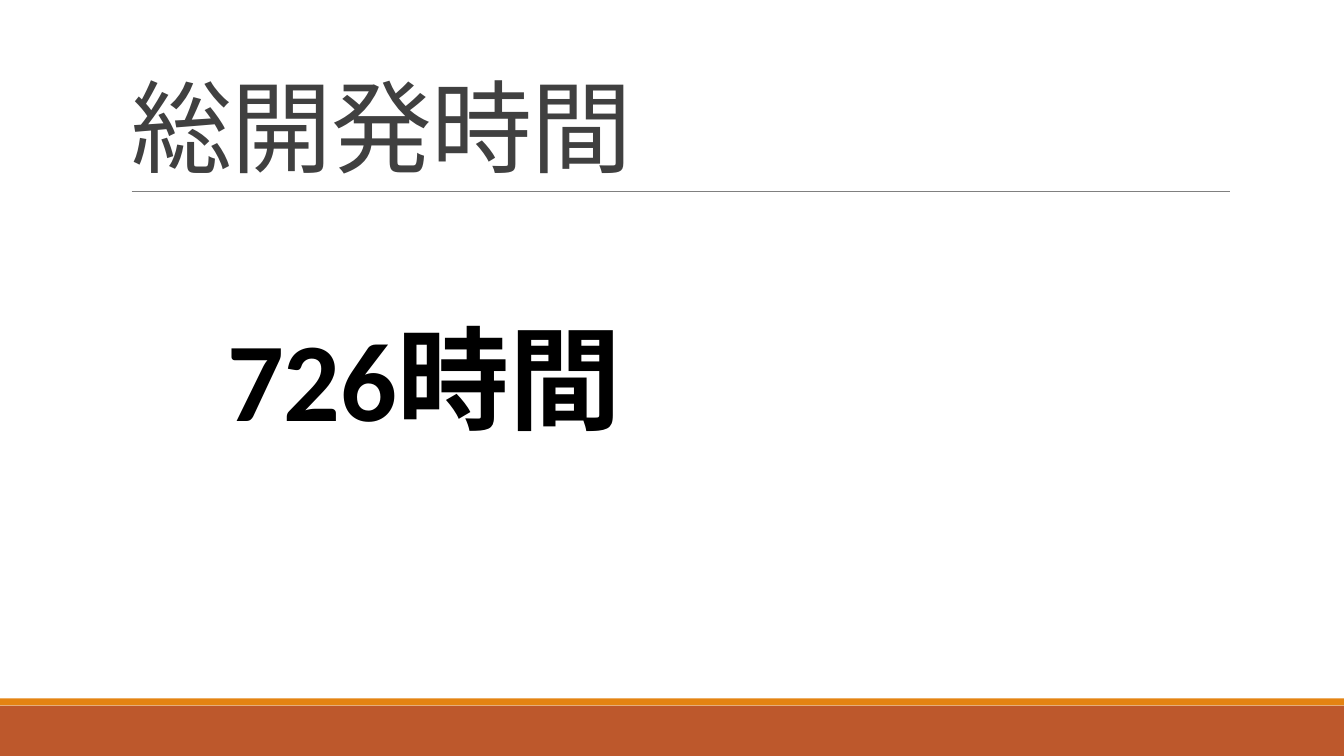
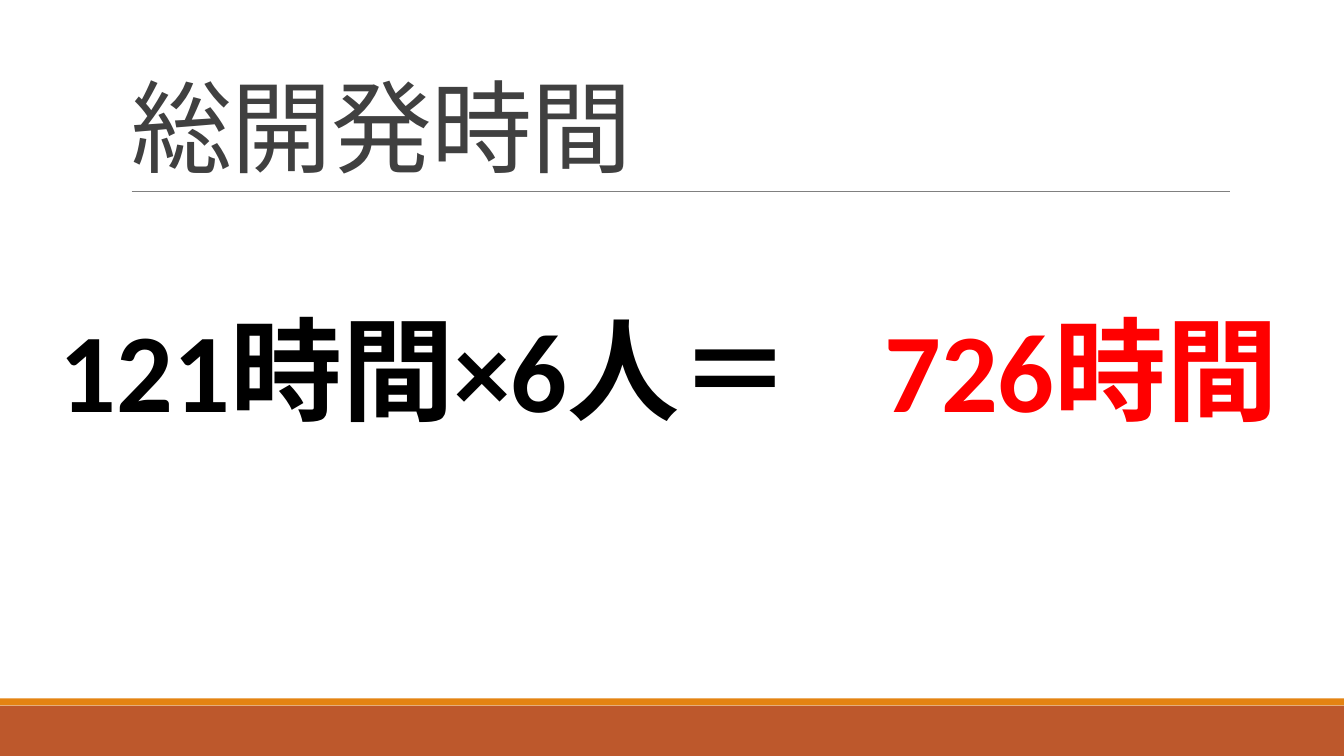
Before and after one commit to ShunjiYamamoto/groupA, a slide deck: slide 8 of 9.発表資料/グループ開発_Aグループ発表資料.pptx. Drawn at 1344x756 pixels with LibreOffice and Linux fonts; fonts in the diff are those of the drawing. Boxes give left, top, right and bottom in pixels: in the first picture for what was removed or moved away, otherwise in the second. Text is boxed around its words. In the diff, an @@ line names an element or a change of style, - is before the commit and + after.

```diff
--- a/9.発表資料/グループ開発_Aグループ発表資料.pptx
+++ b/9.発表資料/グループ開発_Aグループ発表資料.pptx
@@ text "726時間": place and size @@
-text "726時間" at <box>227,328,621,431</box>
+text "726時間" at <box>884,319,1278,422</box>
@@ text "726時間" at <box>884,319,1278,422</box>: text colour #000000 to #FF0000 @@
@@ text added at <box>60,319,791,422</box>, 80 pt, text #000000, bold @@
+121時間×6人＝
```
Also in this commit, not shown: 5 other slides changed.
